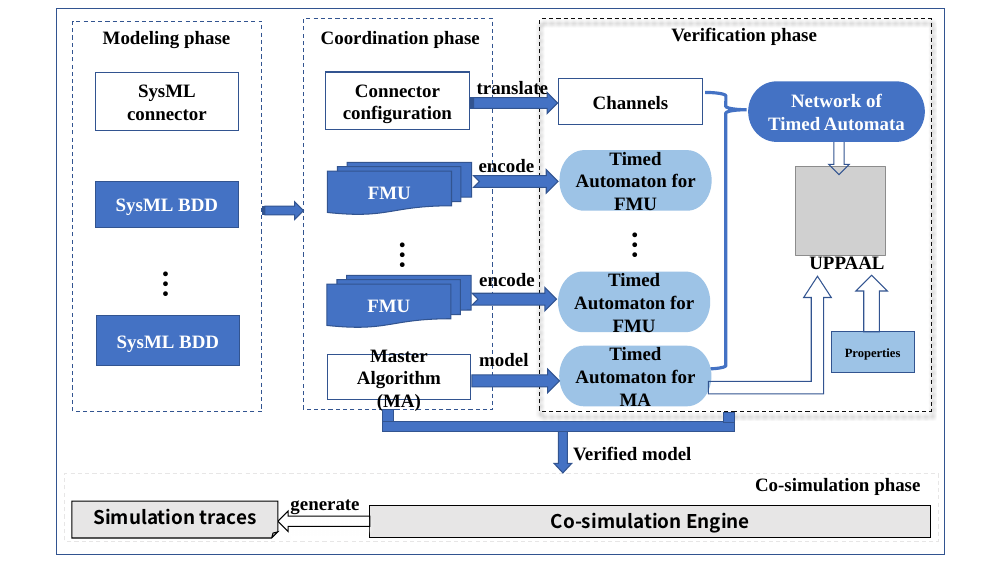
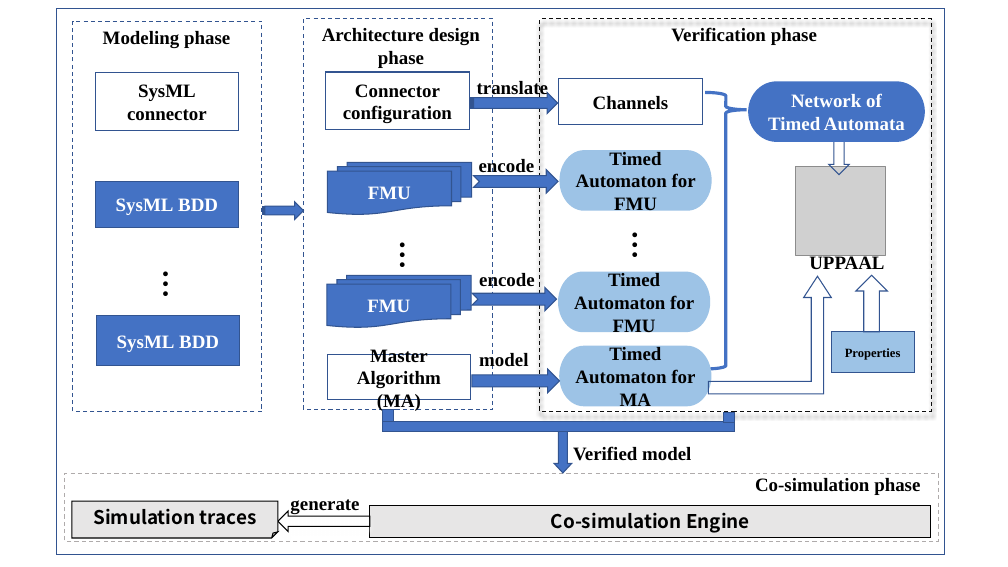
Before and after one commit to jiangkaiqiang/Paper, a slide deck: slide 1 of COMPSAC-COMA/ppt/co-sim.pptx. Drawn at 1008x567 pixels with LibreOffice and Linux fonts; fonts in the diff are those of the drawing; grey boxes stand for pictures. Boxes give left, top, right and bottom in pixels: in the first picture for what was removed or moved away, otherwise in the second. Text is boxed around its words. In the diff, an @@ line names an element or a change of style, - is before the commit and + after.

```diff
--- a/COMPSAC-COMA/ppt/co-sim.pptx
+++ b/COMPSAC-COMA/ppt/co-sim.pptx
@@ text at [322,28,480,68]: text changed @@
-Coordination phase
+Architecture design phase
@@ rectangle at [65,473,939,541]: outline #E7E6E6 1 pt dashed to #AFABAB 1 pt dashed @@
```
Also in this commit, not shown: 7 other files.
